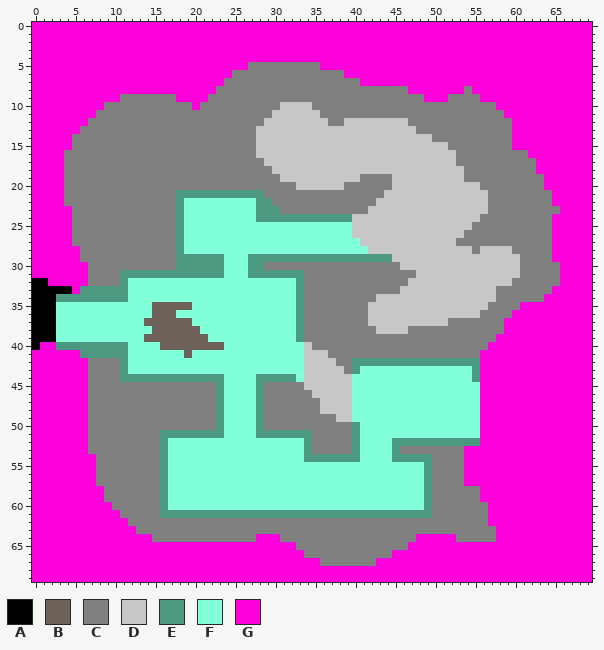
Sprite sheet -- PrecursiveScavenger/dungeons/microdungeons/randomencounter/asteroidfield/miningcamp1.png. Above: the version before the commit.
The file is 70x70 pixels.
Palette (. is transparent): A #000000  B #6f625a  C #808080  D #c8c8c8  E #4c9982  F #80ffd9  G #ff00dc
Pixels before (only the part around the change), first column x 45:
34 DDDDDDDDDDDDDCCCCCCGGGGGG
35 DDDDDDDDDDDDCCCCGGGGGGGGG
36 DDDDDDDDDDDCCCCGGGGGGGGGG
37 DDDDDDDCCCCCCCGGGGGGGGGGG
38 DDCCCCCCCCCCCCGGGGGGGGGGG
39 CCCCCCCCCCCCCGGGGGGGGGGGG
40 CCCCCCCCCCCCGGGGGGGGGGGGG
41 CCCCCCCCCCCGGGGGGGGGGGGGG
42 EEEEEEEEEEEGGGGGGGGGGGGGG
43 FFFFFFFFFFEGGGGGGGGGGGGGG
44 FFFFFFFFFFEGGGGGGGGGGGGGG
45 FFFFFFFFFFFGGGGGGGGGGGGGG
46 FFFFFFFFFFFGGGGGGGGGGGGGG
47 FFFFFFFFFFFGGGGGGGGGGGGGG
48 FFFFFFFFFFFGGGGGGGGGGGGGG
49 FFFFFFFFFFFGGGGGGGGGGGGGG
50 FFFFFFFFFFFGGGGGGGGGGGGGG
51 FFFFFFFFFFFGGGGGGGGGGGGGG
52 EEEEEEEEEEEGGGGGGGGGGGGGG
53 ECCCCCCCCGGGGGGGGGGGGGGGG
54 EEEEECCCCGGGGGGGGGGGGGGGG
55 FFFFECCCCGGGGGGGGGGGGGGGG
56 FFFFECCCCGGGGGGGGGGGGGGGG
57 FFFFECCCCGGGGGGGGGGGGGGGG
58 FFFFECCCCCCGGGGGGGGGGGGGG
59 FFFFECCCCCCGGGGGGGGGGGGGG
60 FFFFECCCCCCCGGGGGGGGGGGGG
61 EEEEECCCCCCCGGGGGGGGGGGGG
62 CCCCCCCCCCCCGGGGGGGGGGGGG
63 CCCCCCCCCCCCCGGGGGGGGGGGG
And afterwards:
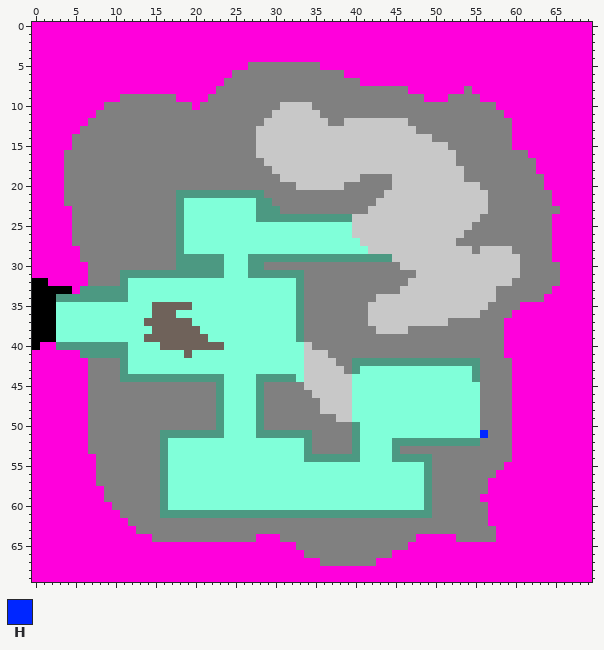
Colours new in this view: H #0026ff
The exact change:
{"y":39,"x":58,"old":"G","new":"C"}
{"y":40,"x":57,"old":"GG","new":"CC"}
{"y":41,"x":56,"old":"GGG","new":"CCC"}
{"y":42,"x":56,"old":"GGGG","new":"CCCC"}
{"y":43,"x":56,"old":"GGGG","new":"CCCC"}
{"y":44,"x":56,"old":"GGGG","new":"CCCC"}
{"y":45,"x":56,"old":"GGGG","new":"CCCC"}
{"y":46,"x":56,"old":"GGGG","new":"CCCC"}
{"y":47,"x":56,"old":"GGGG","new":"CCCC"}
{"y":48,"x":56,"old":"GGGG","new":"CCCC"}
{"y":49,"x":56,"old":"GGGG","new":"CCCC"}
{"y":50,"x":56,"old":"GGGG","new":"CCCC"}
{"y":51,"x":56,"old":"GGGG","new":"HCCC"}
{"y":52,"x":56,"old":"GGGG","new":"CCCC"}
{"y":53,"x":54,"old":"GGGGGG","new":"CCCCCC"}
{"y":54,"x":54,"old":"GGGGGG","new":"CCCCCC"}
{"y":55,"x":54,"old":"GGGGG","new":"CCCCC"}
{"y":56,"x":54,"old":"GGGG","new":"CCCC"}
{"y":57,"x":54,"old":"GGG","new":"CCC"}
{"y":58,"x":56,"old":"G","new":"C"}
